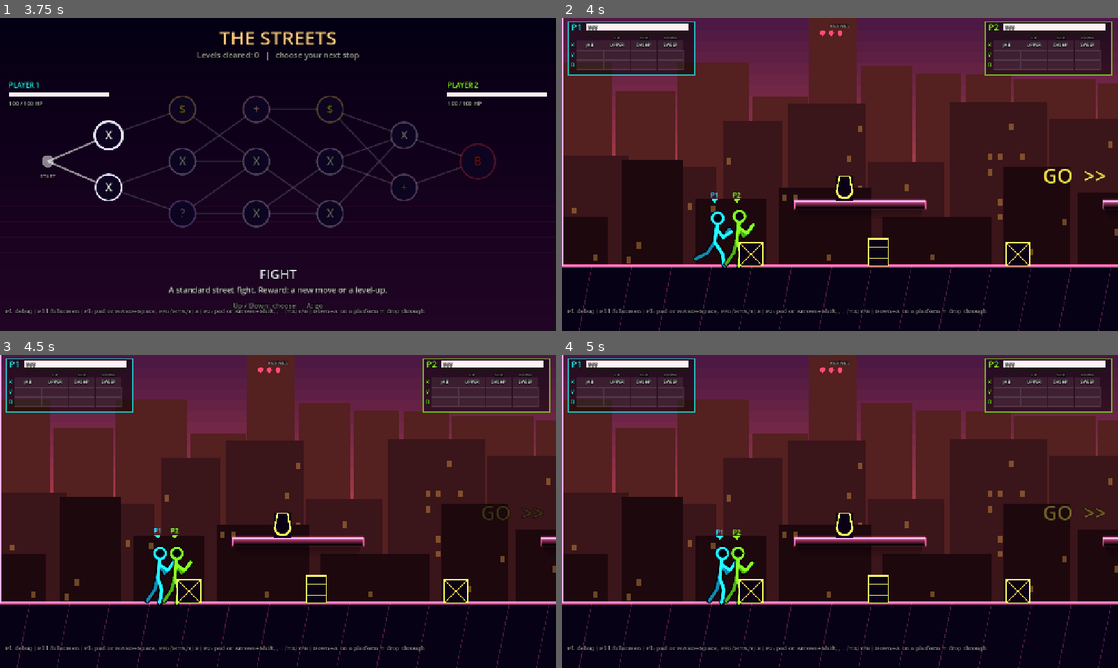
Above: before the commit, frames 1-4 (two rows, left to right).
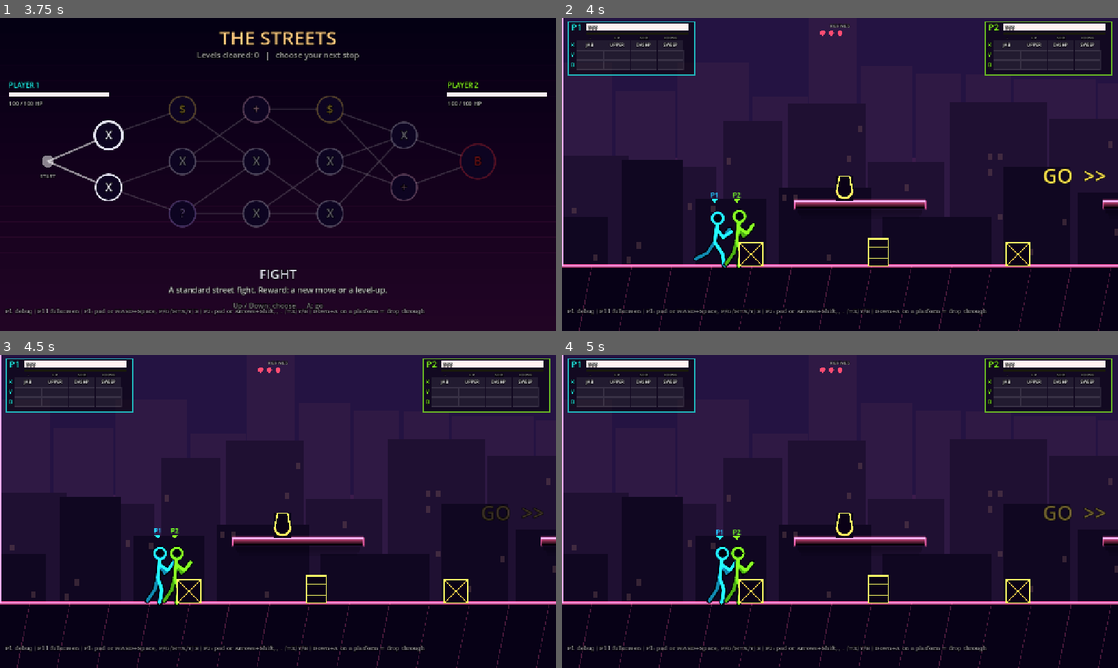
Above: after the commit, the same moments.

Repository: LaMaSi/Multiplayer-fighting-roguelike
Game: Godot game, scene res://scenes/main_menu.tscn
Same seed, same stepped clock (60 frames per second), same inputs: the game is played once before the commit and once after it.
Inputs (mouse positions are in pixels of both pictures, inside the frame that each line leads up to):
- Up to frame 1 (3.75 s): tap Enter at 0.5 s; move the mouse to (400, 158) at 0.52 s; hold D 0.53-1.25 s; tap F at 0.6 s; click (400, 158) at 0.67 s; tap Space at 0.77 s; drag from (166, 190) to (250, 237) at 1.27 s; move the mouse to (333, 105) at 2.02 s; hold A 2.03-2.75 s; tap H at 2.1 s; drag from (250, 237) to (111, 127) at 2.77 s; move the mouse to (444, 221) at 3.52 s; hold D from 3.53 s (still down); tap V at 3.6 s
- Up to frame 2 (4 s): keep holding D; tap Space at 3.77 s
- Up to frame 3 (4.5 s): release D at 4.25 s; drag from (111, 464) to (194, 433) at 4.27 s
- Up to frame 4 (5 s): no input

Frame 1 is identical in both runs. In frame 2, 53% of the frame differs, in the area x 0-100%, y 0-79%; in frame 3, 53%; in frame 4, 53%.

Commit message:
Limited background palette (variant 4), ring + block-bar HUD mock in player colours, shared lives
Co-Authored-By: Claude Sonnet 5.5 <noreply@anthropic.com>
Claude-Session: https://claude.ai/code/session_01C2WewpGAAP2KUyYkL7WJHM

Diff:
--- a/scripts/levels/backdrop.gd
+++ b/scripts/levels/backdrop.gd
@@ -7,12 +7,13 @@
 ##   fog: how far the fill is pulled toward the haze colour (per layer, far layers get more)
 ##   desat: 0..1 pull toward grey, dim: brightness multiplier, edge: roof-line alpha (0 = pure silhouette)
 ##   win: window alpha, dens: window density multiplier
-static var variant := 2
+static var variant := 4
 const STYLES := [
 	{"fog": 0.0, "desat": 0.0, "dim": 1.0, "edge": 1.0, "win": 1.0, "dens": 1.0},
 	{"fog": 0.55, "desat": 0.35, "dim": 0.75, "edge": 0.0, "win": 0.35, "dens": 0.6},
 	{"fog": 0.7, "desat": 0.6, "dim": 0.6, "edge": 0.0, "win": 0.18, "dens": 0.35},
 	{"fog": 0.35, "desat": 0.25, "dim": 0.45, "edge": 0.12, "win": 0.5, "dens": 0.5},
+	{"fog": 0.0, "desat": 0.0, "dim": 1.0, "edge": 0.0, "win": 1.0, "dens": 0.28, "limited": true},  # 4: limited palette
 ]
 
 class SkyLayer extends Node2D:
@@ -66,12 +67,17 @@
 		var grey := Color(fill.get_luminance(), fill.get_luminance(), fill.get_luminance())
 		fill = fill.lerp(grey, st["desat"]).lerp(haze, float(st["fog"]) * (0.35 + 0.65 * far_t))
 		fill = Color(fill.r * st["dim"], fill.g * st["dim"], fill.b * st["dim"], 1.0)
+		if st.get("limited", false):
+			var li := clampi(int(round((float(s["f"]) - 0.25) / 0.265)), 0, 2)
+			fill = Pal.BG_BUILDING[li]
 		l.fill = fill
 		l.edge = s["edge"]
 		l.edge_a = st["edge"]
 		l.dens = 0.22 * float(st["dens"])
 		var wc: Color = theme["window"]
 		l.win = Color(wc.r, wc.g, wc.b, float(st["win"]))
+		if st.get("limited", false):
+			l.win = Pal.BG_WINDOW
 		l.windows = s["win"]
 		l.ground_y = ground_y
 		l.z_index = -50
--- a/scripts/levels/level_base.gd
+++ b/scripts/levels/level_base.gd
@@ -325,6 +325,16 @@
 	var top: Color = theme["sky_top"]
 	var horizon: Color = theme["sky_bottom"]
 	var y0 := -300.0
+	if Backdrop.variant == 4:
+		var span := ground_y - y0
+		var b1 := y0 + span * float(Pal.BG_SKY_SPLIT[0])
+		var b2 := y0 + span * float(Pal.BG_SKY_SPLIT[1])
+		c.draw_rect(Rect2(-2500, -1800, level_w + 5000, b1 + 1800), Pal.BG_SKY[0])
+		c.draw_rect(Rect2(-2500, b1, level_w + 5000, b2 - b1), Pal.BG_SKY[1])
+		c.draw_rect(Rect2(-2500, b2, level_w + 5000, ground_y - b2 + 2), Pal.BG_SKY[2])
+		c.draw_rect(Rect2(-2500, -1800, 2500, 3200), Color(0.01, 0.0, 0.03))
+		c.draw_rect(Rect2(level_w, -1800, 2500, 3200), Color(0.01, 0.0, 0.03))
+		return
 	c.draw_rect(Rect2(-2500, -1800, level_w + 5000, 1800 + y0 + 2), top)
 	var bands := 40
 	var h := (ground_y - y0) / bands
@@ -338,7 +348,7 @@
 
 func _paint_ground(c: CanvasItem) -> void:
 	var ng: Color = theme["neon_ground"]
-	c.draw_rect(Rect2(-2500, ground_y, level_w + 5000, 700), theme["ground"])
+	c.draw_rect(Rect2(-2500, ground_y, level_w + 5000, 700), Pal.BG_GROUND if Backdrop.variant == 4 else theme["ground"])
 	c.draw_line(Vector2(-2500, ground_y), Vector2(level_w + 2500, ground_y), ng, 3.0, true)
 	var gx := -2500.0
 	while gx < level_w + 2500.0:
--- a/scripts/levels/pal.gd
+++ b/scripts/levels/pal.gd
@@ -12,3 +12,12 @@
 ## Things you can break, grab or reach: crates, barrels, vases, pickups, exit.
 static func interact() -> Color:
 	return Color(2.0, 1.2, 0.4) if terrain_pink else Color(1.5, 2.0, 1.7)
+
+
+## Limited background palette (variant 4): 3 flat sky bands, 3 building tones from one hue ramp,
+## one window colour, one ground colour. Nothing else may appear in the backdrop.
+const BG_SKY := [Color(0.09, 0.06, 0.18), Color(0.15, 0.09, 0.26), Color(0.24, 0.12, 0.30)]
+const BG_SKY_SPLIT := [0.42, 0.76]  ## where the bands change, as a fraction of the sky height
+const BG_BUILDING := [Color(0.19, 0.11, 0.27), Color(0.13, 0.08, 0.20), Color(0.08, 0.05, 0.14)]  ## far, mid, near
+const BG_WINDOW := Color(0.55, 0.38, 0.38, 0.30)
+const BG_GROUND := Color(0.05, 0.03, 0.10)
--- a/tests/mock_hud.gd
+++ b/tests/mock_hud.gd
@@ -22,6 +22,7 @@
 			1: _toon()
 			2: _minimal()
 			3: _neon(1)
+			4: _ref()
 
 	# ---------------------------------------------------------------- helpers
 	func _glow(pts: PackedVector2Array, col: Color, w := 2.0, closed := true) -> void:
@@ -140,6 +141,80 @@
 		_txt(fb, Vector2(-100, 38), "TEAM COMBO  ·  3 RELAYS", 18, pink, 0, Color.BLACK, HORIZONTAL_ALIGNMENT_CENTER, 200.0)
 		draw_set_transform_matrix(Transform2D.IDENTITY)
 
+	# ---------------------------------------------------------------- D: ring + block bar (from reference)
+	## Solid colours, no glow. Ring = health number (outer ticks = super meter); bar = 10 health blocks.
+	func _ref() -> void:
+		var dark := Color(0.03, 0.02, 0.07, 0.8)
+		for pi in 2:
+			var flip := pi == 1
+			var col := Color(0.55, 0.98, 0.2) if flip else Color(0.2, 0.9, 1.0)
+			var hp := 0.58 if flip else 0.94
+			var trail := 0.74 if flip else 1.0
+			var meter := 0.8 if flip else 0.35
+			var x0 := 24.0
+			var y0 := 18.0
+			var cx := 1280.0 - (x0 + 38.0) if flip else x0 + 38.0
+			var cy := y0 + 38.0
+			# geometry is authored for P1 and mirrored for P2
+			var mx := Transform2D(Vector2(-1, 0), Vector2(0, 1), Vector2(1280, 0)) if flip else Transform2D.IDENTITY
+			draw_set_transform_matrix(mx)
+			var hx := x0 + 62.0
+			var hy := y0 + 10.0
+			var frame := PackedVector2Array([
+				Vector2(hx, hy + 6), Vector2(hx + 34, hy + 6), Vector2(hx + 44, hy), Vector2(hx + 290, hy), Vector2(hx + 300, hy + 6),
+				Vector2(hx + 386, hy + 6), Vector2(hx + 386, hy + 34), Vector2(hx + 364, hy + 56), Vector2(hx + 60, hy + 56),
+				Vector2(hx + 48, hy + 50), Vector2(hx, hy + 50)])
+			draw_colored_polygon(frame, dark)
+			var fr := frame.duplicate()
+			fr.append(frame[0])
+			draw_polyline(fr, col, 3.0, true)
+			# health blocks
+			var bw := 29.0
+			var gap := 6.0
+			var bxs := hx + 22.0
+			var bys := hy + 15.0
+			for i in 10:
+				var r := Rect2(bxs + i * (bw + gap), bys, bw, 26)
+				var t0 := float(i) / 10.0
+				var t1 := float(i + 1) / 10.0
+				if hp >= t1:
+					draw_rect(r, col)
+				elif hp > t0:
+					draw_rect(Rect2(r.position, Vector2(r.size.x * (hp - t0) * 10.0, r.size.y)), col)
+					draw_rect(r, Color(col.r, col.g, col.b, 0.3), false, 2.0)
+				elif trail > t0:
+					draw_rect(r, Color(0.95, 0.4, 0.25, 0.85) if trail >= t1 else Color(0.95, 0.4, 0.25, 0.5))
+				else:
+					draw_rect(r, Color(col.r, col.g, col.b, 0.22), false, 2.0)
+			# ring
+			draw_circle(Vector2(cx if not flip else 1280.0 - cx, cy), 36.0, Color(0.03, 0.02, 0.07, 0.9))
+			var rc := Vector2(cx if not flip else 1280.0 - cx, cy)
+			draw_arc(rc, 36.0, 0.0, TAU, 40, col, 3.5, true)
+			for i in 24:
+				var a0 := -PI * 0.5 + TAU * float(i) / 24.0
+				var on := float(i) / 24.0 < meter
+				draw_arc(rc, 29.0, a0 + 0.03, a0 + TAU / 24.0 - 0.07, 3, Color(1, 1, 1, 0.9) if on else Color(col.r, col.g, col.b, 0.22), 4.0, true)
+			draw_set_transform_matrix(Transform2D.IDENTITY)
+			_txt(fb, Vector2(cx - 30, cy + 9), "%d" % int(hp * 100.0), 28, Color(0.95, 0.95, 1.0), 0, Color.BLACK, HORIZONTAL_ALIGNMENT_CENTER, 60.0)
+			_txt(fh, Vector2(cx - 30, cy - 12), "P2" if flip else "P1", 10, col, 0, Color.BLACK, HORIZONTAL_ALIGNMENT_CENTER, 60.0)
+		# combo (tilted, solid, no glow)
+		var pink := Color(1.0, 0.4, 0.72)
+		_txt(fh, Vector2(540, 34), "3250", 18, Color(0.9, 0.9, 1.0), 0, Color.BLACK, HORIZONTAL_ALIGNMENT_CENTER, 200.0)
+		var xf := Transform2D(Vector2(1, 0), Vector2(-0.28, 1), Vector2(640, 104)).rotated_local(-0.06)
+		draw_set_transform_matrix(xf)
+		var slash := PackedVector2Array([Vector2(-96, 12), Vector2(-74, -52), Vector2(96, -52), Vector2(74, 12)])
+		draw_colored_polygon(slash, Color(0.03, 0.02, 0.07, 0.8))
+		var sl := slash.duplicate()
+		sl.append(slash[0])
+		draw_polyline(sl, pink, 2.5, true)
+		_txt(fh, Vector2(-100, 0), "x18", 64, Color(0.97, 0.97, 1.0), 4, Color(0.05, 0.0, 0.1), HORIZONTAL_ALIGNMENT_CENTER, 200.0)
+		_txt(fb, Vector2(-100, 36), "TEAM COMBO  ·  3 RELAYS", 17, pink, 0, Color.BLACK, HORIZONTAL_ALIGNMENT_CENTER, 200.0)
+		draw_set_transform_matrix(Transform2D.IDENTITY)
+		# shared lives
+		_txt(fb, Vector2(540, 166), "LIVES", 14, Color(0.8, 0.8, 0.9), 0, Color.BLACK, HORIZONTAL_ALIGNMENT_CENTER, 200.0)
+		for i in 3:
+			_head(Vector2(610 + i * 30, 184), 9.0, Color(0.95, 0.95, 1.0), i < 2)
+
 	# ---------------------------------------------------------------- B: cartoon
 	func _rrect(r: Rect2, col: Color, rad := 10.0, outline := 5.0) -> void:
 		var sb := StyleBoxFlat.new()
@@ -223,7 +298,7 @@
 	f_body = _font("res://assets/fonts/Rajdhani-Bold.ttf", 0)
 	f_toon = _font("res://assets/fonts/Bangers.ttf", 0)
 	Pal.terrain_pink = true
-	Backdrop.variant = 2
+	Backdrop.variant = 4
 	var level: LevelBase = load(String(args[0])).instantiate()
 	add_child(level)
 	for i in 10:
@@ -241,7 +316,7 @@
 	m.ft = f_toon
 	m.set_anchors_preset(Control.PRESET_FULL_RECT)
 	layer.add_child(m)
-	for s in [0, 3]:
+	for s in [4]:
 		m.style = s
 		m.queue_redraw()
 		for i in 25:
